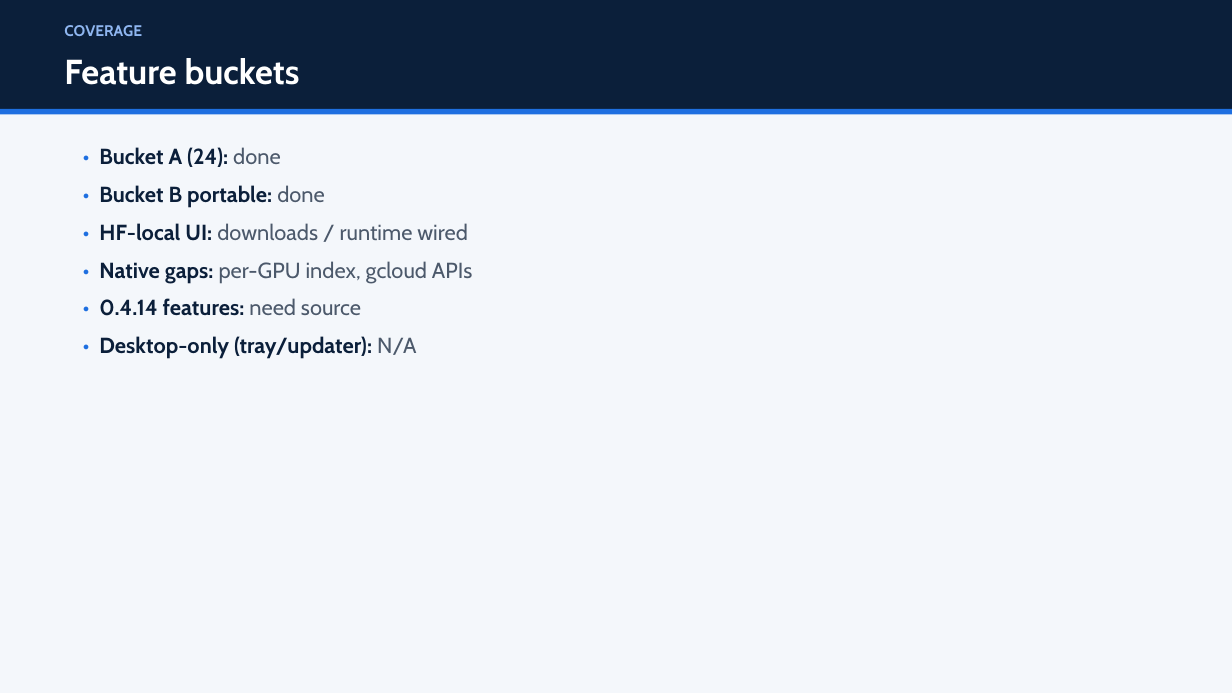
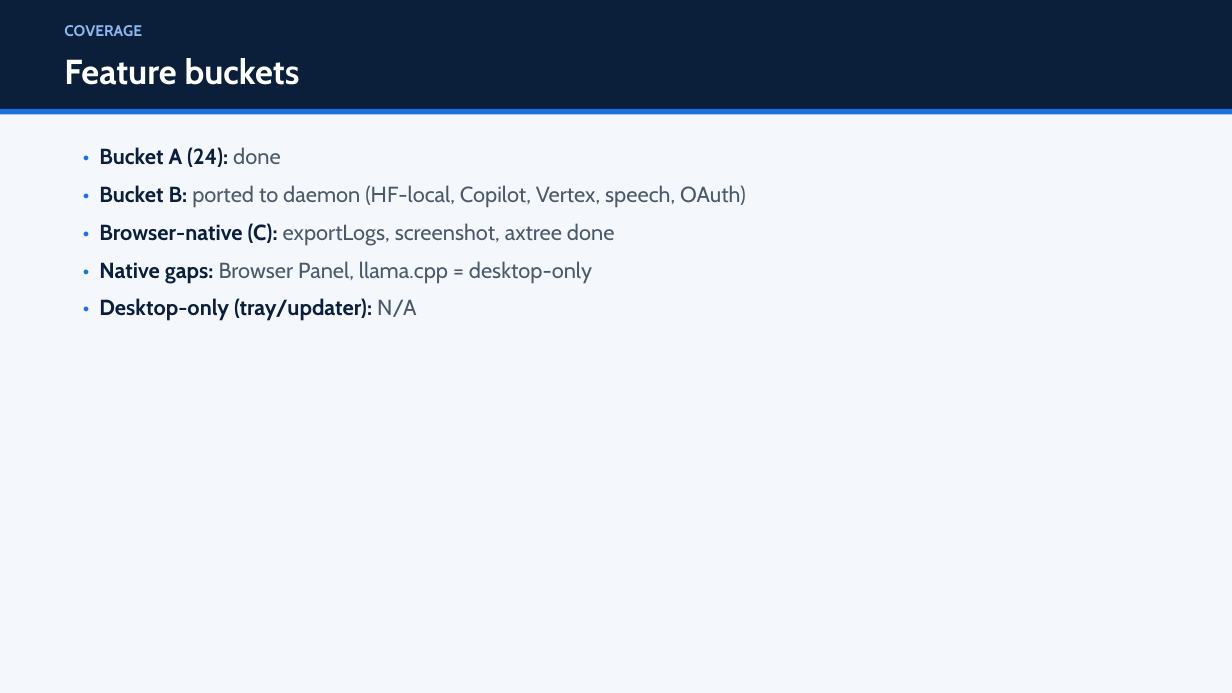
Before and after one commit to solutionsDigibull/SRIM-by_Digibull, a slide deck: slide 12 of SRIM/Accomplish/accomplish_Wrapper/LOCAL/docs/SRIM_Master_Deck.pptx (slide 11 before the commit). Drawn at 1232x693 pixels with LibreOffice and Linux fonts; fonts in the diff are those of the drawing. Boxes give left, top, right and bottom in pixels: in the first picture for what was removed or moved away, otherwise in the second. Text is boxed around its words. In the diff, an @@ line names an element or a change of style, - is before the commit and + after.

```diff
--- a/SRIM/Accomplish/accomplish_Wrapper/LOCAL/docs/SRIM_Master_Deck.pptx
+++ b/SRIM/Accomplish/accomplish_Wrapper/LOCAL/docs/SRIM_Master_Deck.pptx
@@ text at box(99, 185, 746, 284): text changed @@
-• Bucket B portable: done
-• HF-local UI: downloads / runtime wired
-• Native gaps: per-GPU index, gcloud APIs
-• 0.4.14 features: need source
+• Bucket B: ported to daemon (HF-local, Copilot, Vertex, speech, OAuth)
+• Browser-native (C): exportLogs, screenshot, axtree done
+• Native gaps: Browser Panel, llama.cpp = desktop-only
```
Also in this commit, not shown: 3 other slides changed, 1 slide added.
